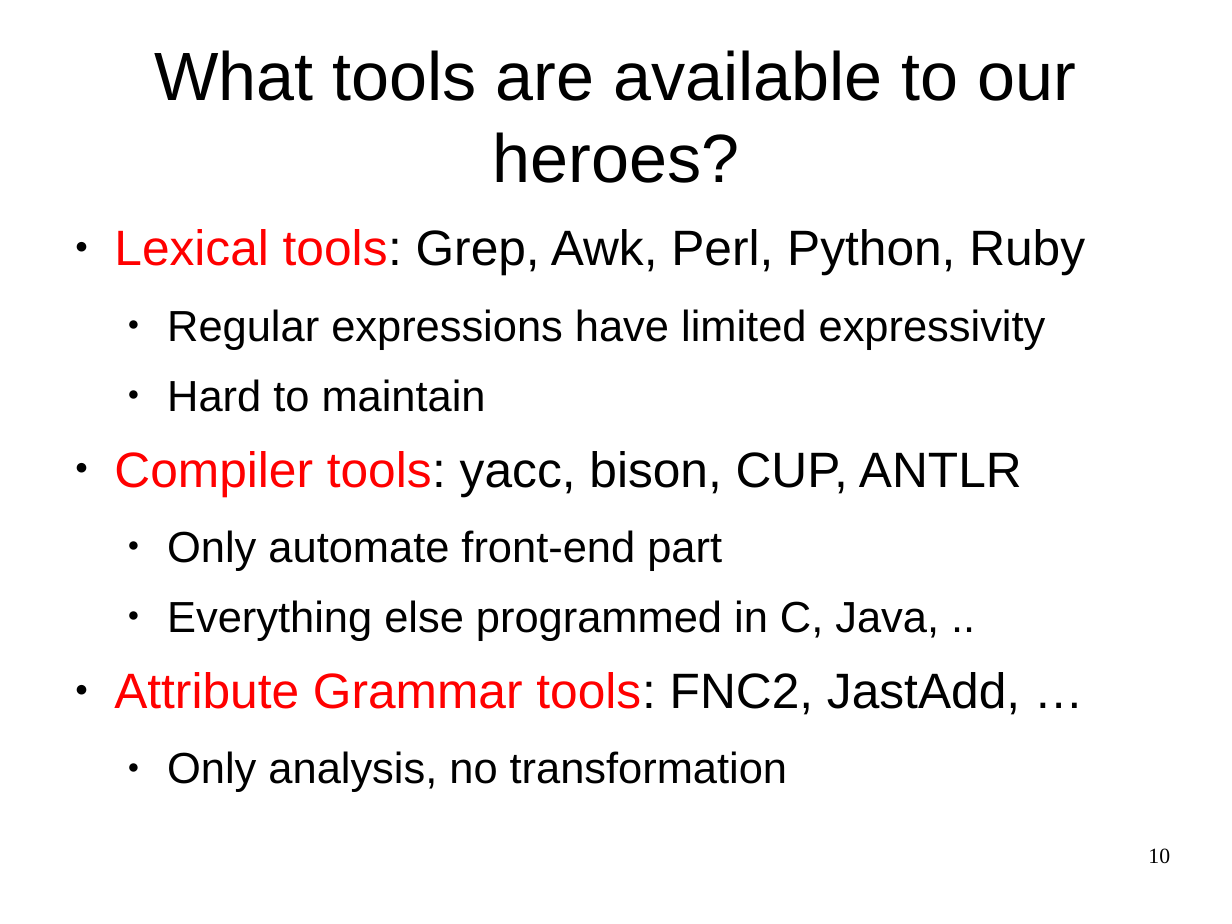
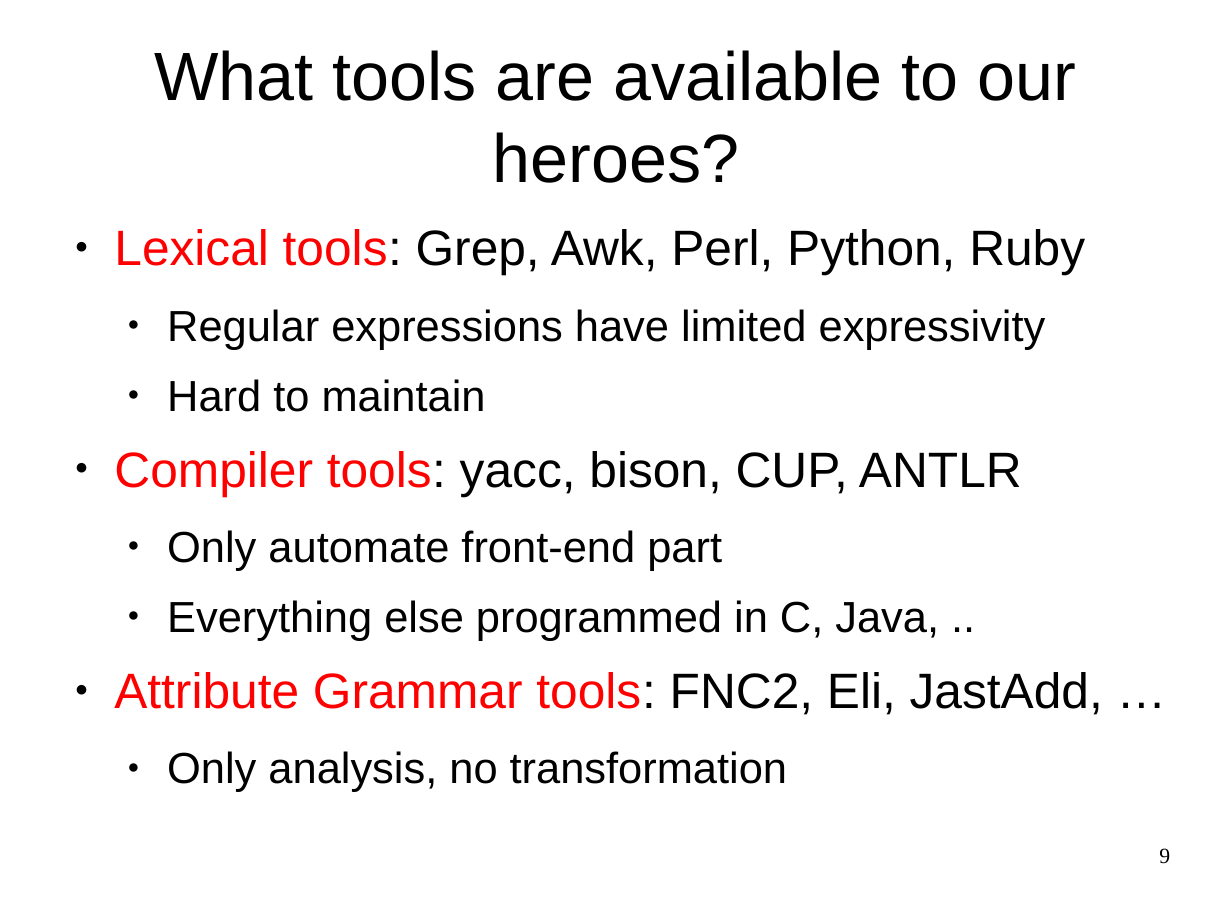
Before and after one commit to cwi-swat/meta-environment, a slide deck: slide 9 of meta-doc/analysis/rascal-slides/rascal-slides.odp (slide 10 before the commit). Drawn at 1232x924 pixels with LibreOffice and Linux fonts; fonts in the diff are those of the drawing; background and template pictures are left out. Boxes give left, top, right and bottom in pixels: in the first picture for what was removed or moved away, otherwise in the second. Text is boxed around its words. In the diff, an @@ line names an element or a change of style, - is before the commit and + after.

```diff
--- a/meta-doc/analysis/rascal-slides/rascal-slides.odp
+++ b/meta-doc/analysis/rascal-slides/rascal-slides.odp
@@ text at [114,672,1103,715]: text changed @@
-● Attribute Grammar tools: FNC2, JastAdd, …
+● Attribute Grammar tools: FNC2, Eli, JastAdd, …
@@ page number at [1159,848,1170,864]: text changed @@
-10
+9
```
Also in this commit, not shown: 22 other slides changed, 21 slides added, 10 slides removed.
